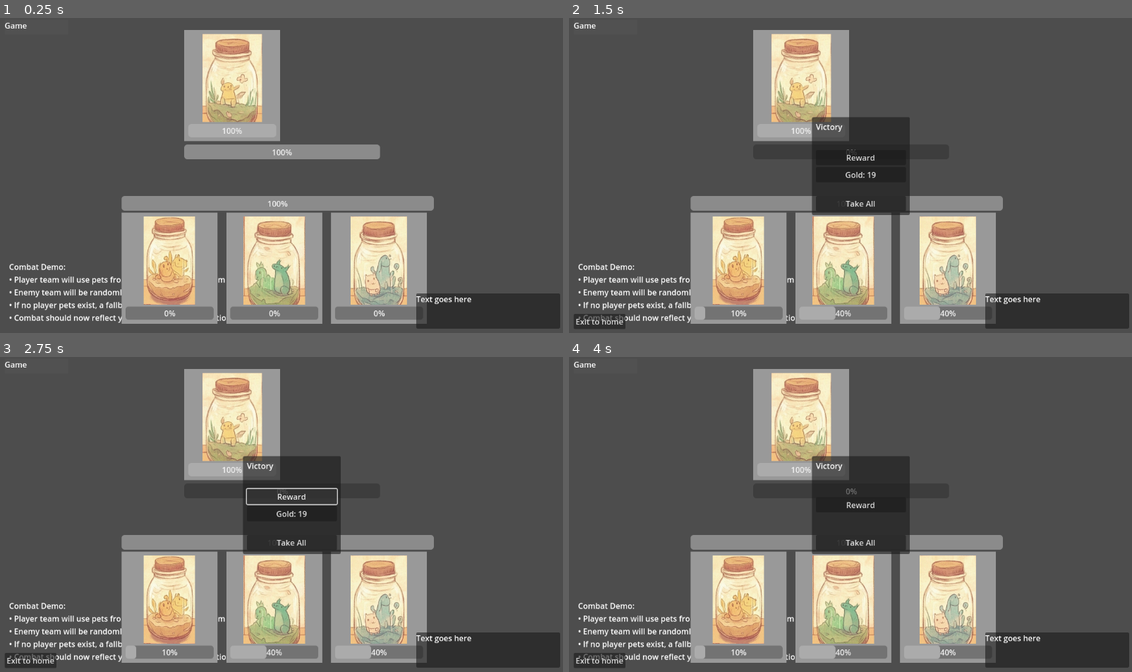
Above: before the commit, frames 1-4 (two rows, left to right).
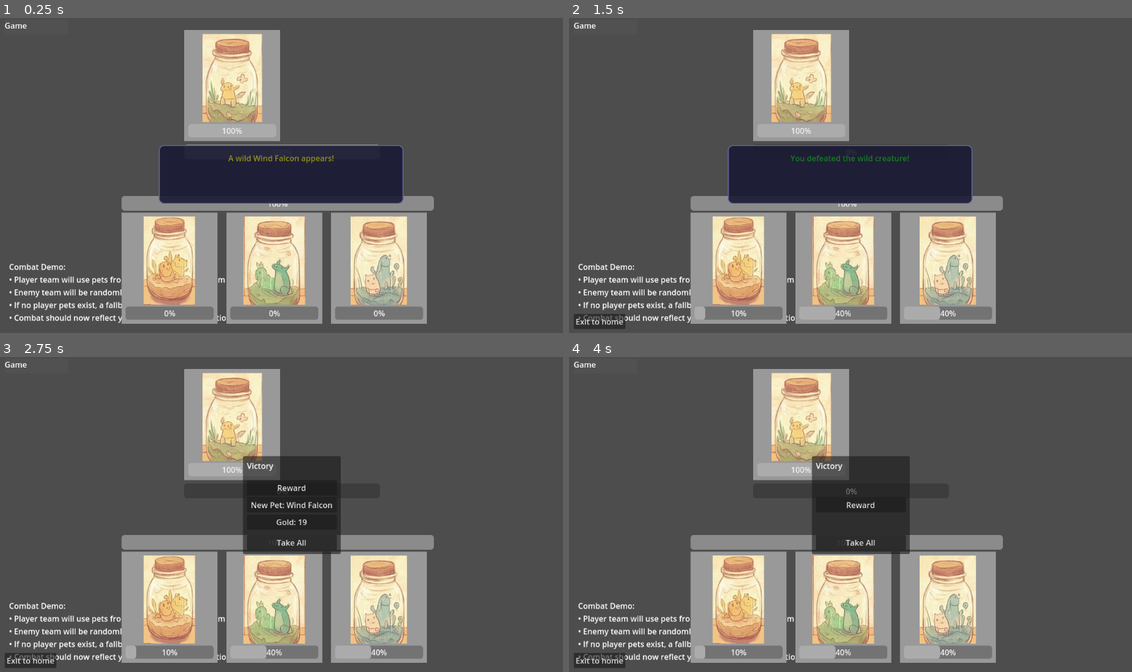
Above: after the commit, the same moments.

Repository: jwNorwood/scifi_idle
Game: Godot game, scene res://Scenes/Screens/Combat/CombatDemo.tscn
Same seed, same stepped clock (60 frames per second), same inputs: the game is played once before the commit and once after it. This scene is started directly instead of the project's main scene. The engine's default icon, where the game draws it, is replaced by a stand-in: a white triangle on a blue panel in a dark square.
Inputs (mouse positions are in pixels of both pictures, inside the frame that each line leads up to):
- Up to frame 1 (0.25 s): no input
- Up to frame 2 (1.5 s): tap Enter at 0.5, 0.6 s; move the mouse to (974, 159) at 0.52 s; click (974, 159) at 0.67 s; tap Space at 0.77, 0.8, 1.07 s; click (861, 166) at 1.25 s, where only the run before the commit has a clickable "New Pet: Wind Falcon"
- Up to frame 3 (2.75 s): click (292, 495) at 2 s, where only the run before the commit has a clickable "Reward"
- Up to frame 4 (4 s): click (861, 505) at 2.75 s, where only the run after the commit has a clickable "New Pet: Wind Falcon"; click "Gold: 19" at 3.5 s

The runs differ from the first frame. In frame 1, 11% of the frame differs, in the area x 28-100%, y 40-99%; in frame 2, 10%; in frame 3, 3.3%; in frame 4, 2.8%.

Commit message:
Dialogue

Diff:
--- a/Scenes/Component/Dialogue/Dialogue.tscn
+++ b/Scenes/Component/Dialogue/Dialogue.tscn
@@ -1,27 +1,51 @@
-[gd_scene load_steps=2 format=3 uid="uid://e8euawp0v1a8"]
+[gd_scene load_steps=3 format=3 uid="uid://e8euawp0v1a8"]
 
 [ext_resource type="Script" uid="uid://ds15sxp5mpa3w" path="res://Scenes/Component/Dialogue/dialogue.gd" id="1_16rlc"]
 
+[sub_resource type="StyleBoxFlat" id="StyleBoxFlat_1"]
+bg_color = Color(0.1, 0.1, 0.2, 0.9)
+border_width_left = 2
+border_width_top = 2
+border_width_right = 2
+border_width_bottom = 2
+border_color = Color(0.4, 0.4, 0.6, 1)
+corner_radius_top_left = 10
+corner_radius_top_right = 10
+corner_radius_bottom_right = 10
+corner_radius_bottom_left = 10
+
 [node name="Dialogue" type="Control"]
+custom_minimum_size = Vector2(500, 120)
 layout_mode = 3
-anchors_preset = 3
-anchor_left = 1.0
-anchor_top = 1.0
-anchor_right = 1.0
-anchor_bottom = 1.0
-grow_horizontal = 0
-grow_vertical = 0
+anchors_preset = 8
+anchor_left = 0.5
+anchor_top = 0.5
+anchor_right = 0.5
+anchor_bottom = 0.5
+offset_left = -250.0
+offset_top = -60.0
+offset_right = 250.0
+offset_bottom = 60.0
+grow_horizontal = 2
+grow_vertical = 2
 script = ExtResource("1_16rlc")
 
 [node name="Panel" type="Panel" parent="."]
-layout_mode = 0
-offset_left = -295.0
-offset_top = -73.0
-offset_right = -1.0
-offset_bottom = -1.0
+layout_mode = 1
+anchors_preset = 15
+anchor_right = 1.0
+anchor_bottom = 1.0
+theme_override_styles/panel = SubResource("StyleBoxFlat_1")
 
 [node name="RichTextLabel" type="RichTextLabel" parent="Panel"]
-layout_mode = 0
-offset_right = 288.0
-offset_bottom = 66.0
+layout_mode = 1
+anchors_preset = 15
+anchor_right = 1.0
+anchor_bottom = 1.0
+offset_left = 15.0
+offset_top = 15.0
+offset_right = -15.0
+offset_bottom = -15.0
+bbcode_enabled = true
 text = "Text goes here"
+fit_content = true
--- a/Scenes/Component/Dialogue/dialogue.gd
+++ b/Scenes/Component/Dialogue/dialogue.gd
@@ -1 +1,169 @@
 extends Control
+
+@onready var panel: Panel = $Panel
+@onready var rich_text_label: RichTextLabel = $Panel/RichTextLabel
+
+# Dialogue state
+var current_messages: Array[String] = []
+var current_message_index: int = 0
+var is_showing: bool = false
+var auto_advance_timer: Timer
+
+# Typing effect
+var typing_speed: float = 0.03  # Seconds per character
+var current_text: String = ""
+var target_text: String = ""
+var target_text_clean: String = ""  # Text without BBCode tags
+var typing_tween: Tween
+
+signal dialogue_finished
+signal message_finished
+
+func _ready():
+	# Hide dialogue initially
+	visible = false
+
+	# Set up auto advance timer
+	auto_advance_timer = Timer.new()
+	auto_advance_timer.wait_time = 2.0  # Auto advance after 2 seconds
+	auto_advance_timer.one_shot = true
+	auto_advance_timer.timeout.connect(_auto_advance)
+	add_child(auto_advance_timer)
+
+	# Set up input handling
+	set_process_input(true)
+
+func _input(event):
+	if not is_showing:
+		return
+
+	if event is InputEventKey and event.pressed:
+		if event.keycode == KEY_SPACE or event.keycode == KEY_ENTER:
+			_advance_message()
+		elif event.keycode == KEY_ESCAPE:
+			_skip_dialogue()
+
+	if event is InputEventMouseButton and event.pressed:
+		if event.button_index == MOUSE_BUTTON_LEFT:
+			_advance_message()
+
+func show_message(text: String, duration: float = 2.0):
+	"""Show a single message"""
+	var messages: Array[String] = [text]
+	show_messages(messages, duration)
+
+func show_messages(messages: Array[String], auto_advance_duration: float = 2.0):
+	"""Show a sequence of messages"""
+	if messages.is_empty():
+		print("Warning: No messages to display")
+		return
+
+	print("Showing dialogue with ", messages.size(), " messages")
+	print("Dialogue node visible: ", visible)
+	print("Dialogue global position: ", global_position)
+	print("Dialogue size: ", size)
+
+	current_messages = messages
+	current_message_index = 0
+	is_showing = true
+	auto_advance_timer.wait_time = auto_advance_duration
+
+	visible = true
+	print("Dialogue set to visible, now visible: ", visible)
+	_display_current_message()
+
+func _display_current_message():
+	"""Display the current message with typing effect"""
+	if current_message_index >= current_messages.size():
+		_finish_dialogue()
+		return
+
+	target_text = current_messages[current_message_index]
+
+	# Stop any existing typing tween
+	if typing_tween:
+		typing_tween.kill()
+
+	# Check if message contains BBCode tags
+	if target_text.find("[") != -1 and target_text.find("]") != -1:
+		# For BBCode messages, show instantly with fade-in to avoid tag display issues
+		rich_text_label.modulate.a = 0.0
+		rich_text_label.text = target_text
+
+		typing_tween = create_tween()
+		typing_tween.tween_property(rich_text_label, "modulate:a", 1.0, 0.5)
+		typing_tween.finished.connect(_on_typing_finished)
+	else:
+		# For plain text, use character-by-character typing
+		target_text_clean = target_text
+		current_text = ""
+		rich_text_label.text = ""
+		rich_text_label.modulate.a = 1.0
+
+		typing_tween = create_tween()
+		typing_tween.tween_method(_update_typing_text, 0.0, 1.0, target_text.length() * typing_speed)
+		typing_tween.finished.connect(_on_typing_finished)
+
+func _update_typing_text(progress: float):
+	"""Update text during typing effect (for plain text only)"""
+	var char_count = int(target_text.length() * progress)
+	current_text = target_text.substr(0, char_count)
+	rich_text_label.text = current_text
+
+func _on_typing_finished():
+	"""Called when typing effect finishes"""
+	# Ensure text is fully visible and properly set
+	rich_text_label.modulate.a = 1.0
+	rich_text_label.text = target_text
+
+	# Add instruction text for continuing
+	if current_message_index < current_messages.size() - 1:
+		rich_text_label.text += "\n[right][color=gray][i](Press SPACE or click to continue)[/i][/color][/right]"
+	else:
+		rich_text_label.text += "\n[right][color=gray][i](Press SPACE or click to close)[/i][/color][/right]"
+
+	message_finished.emit()
+
+	# Start auto advance timer if this isn't the last message
+	if current_message_index < current_messages.size() - 1:
+		auto_advance_timer.start()
+
+func _advance_message():
+	"""Advance to next message or finish dialogue"""
+	# If still typing, complete current message immediately
+	if typing_tween and typing_tween.is_valid():
+		typing_tween.kill()
+		rich_text_label.modulate.a = 1.0
+		rich_text_label.text = target_text
+		_on_typing_finished()
+		return
+
+	# Stop auto advance timer
+	auto_advance_timer.stop()
+
+	# Move to next message
+	current_message_index += 1
+	_display_current_message()
+
+func _auto_advance():
+	"""Auto advance to next message"""
+	_advance_message()
+
+func _skip_dialogue():
+	"""Skip entire dialogue sequence"""
+	auto_advance_timer.stop()
+	if typing_tween:
+		typing_tween.kill()
+	_finish_dialogue()
+
+func _finish_dialogue():
+	"""Finish and hide dialogue"""
+	is_showing = false
+	visible = false
+	current_messages.clear()
+	current_message_index = 0
+	dialogue_finished.emit()
+
+func hide_dialogue():
+	"""Manually hide dialogue"""
+	_finish_dialogue()
--- a/Scenes/Screens/Combat/Combat.tscn
+++ b/Scenes/Screens/Combat/Combat.tscn
@@ -30,15 +30,13 @@
 size_flags_vertical = 8
 text = "Exit to home"
 
-[node name="Dialogue" parent="GameUi" instance=ExtResource("7_a6pxh")]
-layout_mode = 2
-size_flags_horizontal = 8
-size_flags_vertical = 8
-
 [node name="RewardModal" parent="GameUi" instance=ExtResource("7_karwc")]
 unique_name_in_owner = true
 visible = false
 layout_mode = 2
+
+[node name="Dialogue" parent="." instance=ExtResource("7_a6pxh")]
+unique_name_in_owner = true
 
 [node name="GameManager" type="Node" parent="."]
 unique_name_in_owner = true
--- a/Scenes/Screens/Combat/Managers/combatManager.gd
+++ b/Scenes/Screens/Combat/Managers/combatManager.gd
@@ -3,6 +3,7 @@
 @onready var rewardModal = %RewardModal
 @onready var parent = $".."
 @onready var exitToHome = %Exit
+@onready var dialogue = %Dialogue
 
 # Combat participants
 @onready var player_combat: Player = get_tree().get_first_node_in_group("player")
@@ -11,6 +12,7 @@
 var expToReward: int = 1
 var defeated_wild_pets: Array[Pet] = []
 var game_ended: bool = false  # Flag to prevent multiple reward modal calls
+var combat_started: bool = false  # Flag to track if combat has actually started
 
 # Available enemy pets for random encounters
 var wild_pet_pool: Array[Pet] = []
@@ -22,9 +24,13 @@
 func _setup_combat():
 	"""Initialize combat with player's actual team and random enemy"""
 	game_ended = false  # Reset game ended flag for new combat
+	combat_started = false
 	_create_wild_pet_pool()
 	_setup_player_team()
 	_setup_enemy_team()
+
+	# Show opening dialogue
+	_show_opening_dialogue()
 
 func _create_wild_pet_pool():
 	"""Create a pool of wild pets for random encounters"""
@@ -137,9 +143,9 @@
 	EventBus.player_experience_change.emit(expToReward)
 
 	if victory:
-		_handle_victory_rewards()
-	else:
-		_handle_defeat()
+		_show_victory_dialogue()
+	else:
+		_show_defeat_dialogue()
 
 	exitToHome.show()
 
@@ -195,3 +201,94 @@
 
 func _on_exit_pressed():
 	returnToOverworld()
+
+func _show_opening_dialogue():
+	"""Show dialogue at the start of combat"""
+	if not dialogue:
+		print("Warning: Dialogue component not found!")
+		_start_combat()
+		return
+
+	var enemy_name = "Wild Creature"
+	# Get enemy name from the enemy team
+	if enemy_combat and not enemy_combat.team.is_empty():
+		var enemy_pet = enemy_combat.team[0] as Pet
+		if enemy_pet:
+			enemy_name = enemy_pet.name
+
+	var opening_messages: Array[String] = [
+		"[center][color=yellow]A wild " + enemy_name + " appears![/color][/center]",
+		"[center][color=cyan]Prepare for battle![/color][/center]"
+	]
+
+	# Connect to dialogue finished signal
+	if not dialogue.dialogue_finished.is_connected(_on_opening_dialogue_finished):
+		dialogue.dialogue_finished.connect(_on_opening_dialogue_finished)
+
+	dialogue.show_messages(opening_messages, 1.5)
+
+func _on_opening_dialogue_finished():
+	"""Called when opening dialogue finishes"""
+	# Disconnect the signal
+	if dialogue.dialogue_finished.is_connected(_on_opening_dialogue_finished):
+		dialogue.dialogue_finished.disconnect(_on_opening_dialogue_finished)
+
+	_start_combat()
+
+func _start_combat():
+	"""Start the actual combat after opening dialogue"""
+	combat_started = true
+	print("Combat started!")
+	# Combat will proceed naturally from here
+
+func _show_victory_dialogue():
+	"""Show dialogue when player wins"""
+	if not dialogue:
+		print("Warning: Dialogue component not found!")
+		_handle_victory_rewards()
+		return
+
+	var victory_messages: Array[String] = [
+		"[center][color=green]Victory![/color][/center]",
+		"[center][color=lime]You defeated the wild creature![/color][/center]"
+	]
+
+	# Connect to dialogue finished signal
+	if not dialogue.dialogue_finished.is_connected(_on_victory_dialogue_finished):
+		dialogue.dialogue_finished.connect(_on_victory_dialogue_finished)
+
+	dialogue.show_messages(victory_messages, 1.5)
+
+func _on_victory_dialogue_finished():
+	"""Called when victory dialogue finishes"""
+	# Disconnect the signal
+	if dialogue.dialogue_finished.is_connected(_on_victory_dialogue_finished):
+		dialogue.dialogue_finished.disconnect(_on_victory_dialogue_finished)
+
+	_handle_victory_rewards()
+
+func _show_defeat_dialogue():
+	"""Show dialogue when player loses"""
+	if not dialogue:
+		print("Warning: Dialogue component not found!")
+		_handle_defeat()
+		return
+
+	var defeat_messages: Array[String] = [
+		"[center][color=red]Defeat...[/color][/center]",
+		"[center][color=orange]Your team was overwhelmed![/color][/center]"
+	]
+
+	# Connect to dialogue finished signal
+	if not dialogue.dialogue_finished.is_connected(_on_defeat_dialogue_finished):
+		dialogue.dialogue_finished.connect(_on_defeat_dialogue_finished)
+
+	dialogue.show_messages(defeat_messages, 1.5)
+
+func _on_defeat_dialogue_finished():
+	"""Called when defeat dialogue finishes"""
+	# Disconnect the signal
+	if dialogue.dialogue_finished.is_connected(_on_defeat_dialogue_finished):
+		dialogue.dialogue_finished.disconnect(_on_defeat_dialogue_finished)
+
+	_handle_defeat()
Not shown, changed: OverworldPathFix_Summary.md
Not shown, changed: OverworldRedesign_TestNotes.md
